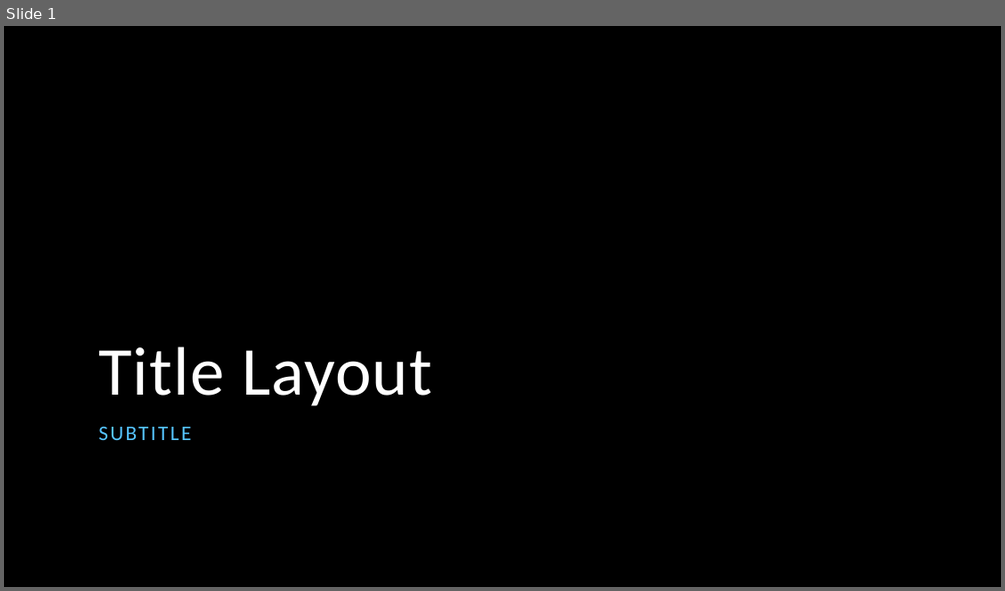
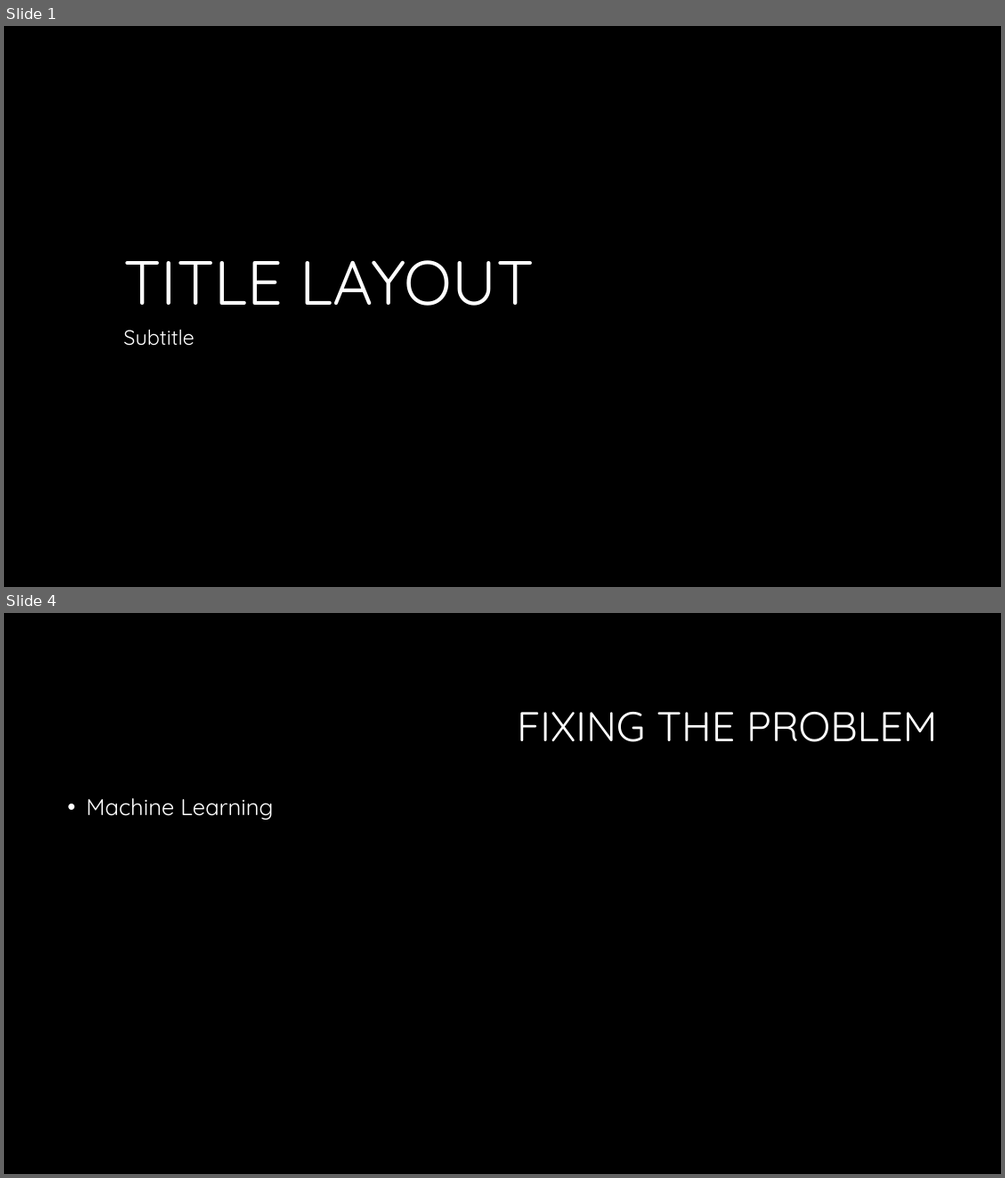
Before and after one commit to KeganMc/Super-Smash-Bros-Melee-AI, a slide deck: Documents/ProjectPresentation.pptx. Shown one above the other, each under a label of ours: slide 1 before the commit, slides 1 and 4 after it; the slides between them are not shown. The pictures are 1005x591 and 1005x1178 pixels, drawn with LibreOffice and Linux fonts; fonts in the diff are those of the drawing; background and template pictures are left out. Boxes give left, top, right and bottom in pixels: in the first picture for what was removed or moved away, otherwise in the second. Text is boxed around its words. In the diff, an @@ line names an element or a change of style, - is before the commit and + after.

Commit message:
Style Change and Small Update
Added problem and fixing problem slides as well as a slide that will be
used to explain what SSBM is to the audience.

```diff
--- a/Documents/ProjectPresentation.pptx
+++ b/Documents/ProjectPresentation.pptx
@@ slide 4 added at box(4, 613, 1001, 1174), background #000000 @@
@@ title added at box(517, 712, 938, 742), 40 pt, text #FFFFFF @@
+FIXING THE PROBLEM
@@ text added at box(86, 798, 273, 819), 22 pt, text #FFFFFF @@
+• Machine Learning
@@ slide 1 changed as well @@
@@ title at box(123, 260, 534, 305): text changed; size 66 to 60 pt; font Calibri to Quicksand @@
-Title Layout
+TITLE LAYOUT
@@ subtitle at box(123, 329, 194, 346): text changed; font Calibri to Quicksand; text colour #56C5FF to #FFFFFF @@
-SUBTITLE
+Subtitle
```
Also in this commit, not shown: 2 other slides added, 2 slides removed.
